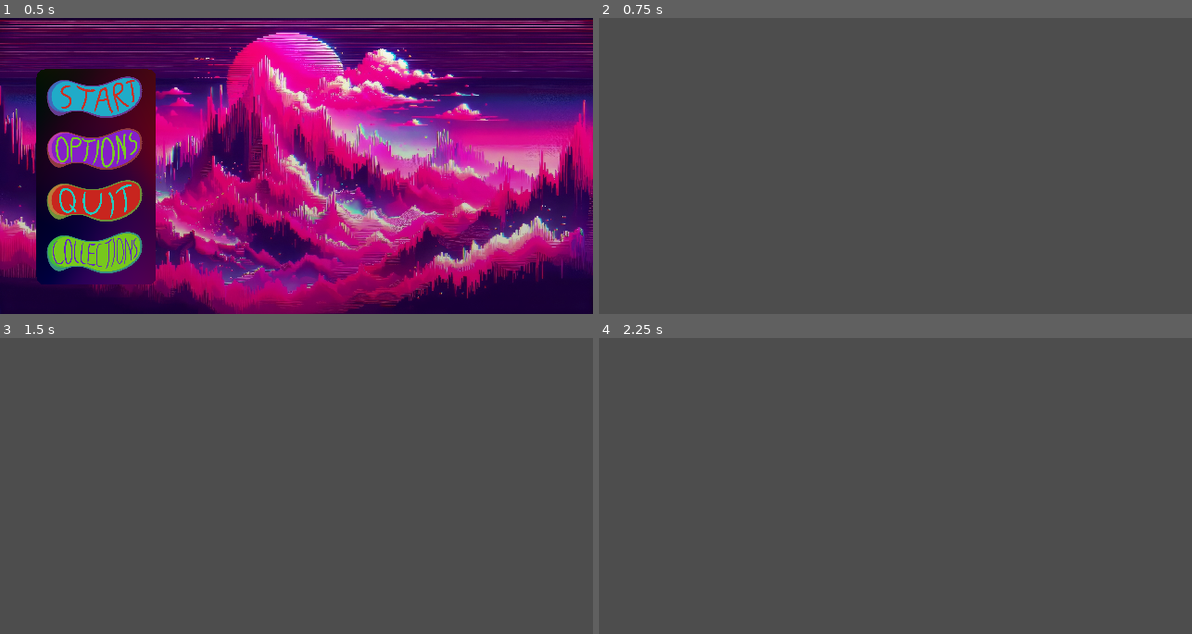
Above: before the commit, frames 1-4 (two rows, left to right).
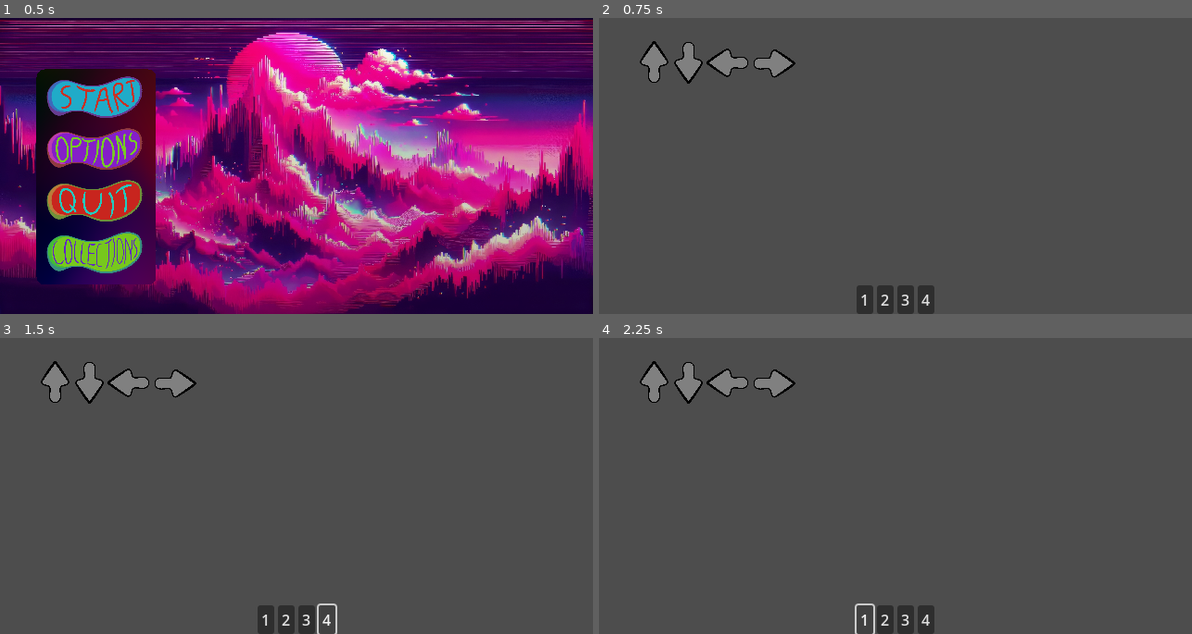
Above: after the commit, the same moments.

Repository: Wings-of-the-Abyss/Backspin
Game: Godot game, scene res://scenes/menu/main menu.tscn
Same seed, same stepped clock (60 frames per second), same inputs: the game is played once before the commit and once after it.
Inputs (mouse positions are in pixels of both pictures, inside the frame that each line leads up to):
- Up to frame 1 (0.5 s): no input
- Up to frame 2 (0.75 s): click (687, 94) at 0.5 s
- Up to frame 3 (1.5 s): click (326, 619) at 1.25 s, where only the run after the commit has a clickable "4"
- Up to frame 4 (2.25 s): click (865, 619) at 2 s, where only the run after the commit has a clickable "1"

Frame 1 is identical in both runs. In frame 2, 2.5% of the frame differs, in the area x 6-57%, y 7-100%; in frame 3, 2.3%; in frame 4, 2.3%.

Commit message:
wanna know what else is massive?
falling notes, input
also for some reason it's repeating the move call and not working with down arrows looking into it

Diff:
--- a/autoloads/TurnManager.gd
+++ b/autoloads/TurnManager.gd
@@ -1,6 +1,6 @@
 extends Node
 
-var turn: bool = true
+var turn: bool = false
 var active_notes: Array[Note] = []
 var queue: Array[Move] = []
 
@@ -16,6 +16,13 @@
 
 signal player_turn_started
 signal enemy_turn_started
+
+var setup_complete: bool = false
+
+func _ready():
+	while !setup_complete:
+		await get_tree().create_timer(0.01).timeout
+	turn_switch()
 
 ##Sequence of events for the Player's turn
 func player_turn() -> void:
@@ -55,6 +62,7 @@
 func execute_queue() -> void:
 	for M in queue:
 		await play_move(M)
+	execution_complete.emit()
 
 ##Executes the sequence of notes
 func play_move(move: Move) -> void:
@@ -62,9 +70,9 @@
 		var note_type = move.Notes[i]
 		var note = Note.new()
 		note.assigned_input = note_type
-		active_notes.append(note)
+		active_notes.push_front(note)
+		get_tree().get_first_node_in_group("note-handler").add_note(note_type, note)
 		await get_tree().create_timer(move.Timings[i]).timeout
-	return
 
 #endregion
 
--- a/project.godot
+++ b/project.godot
@@ -26,6 +26,37 @@
 window/size/viewport_height=320
 window/stretch/mode="viewport"
 
+[global_group]
+
+note-handler=""
+
+[input]
+
+left={
+"deadzone": 0.5,
+"events": [Object(InputEventKey,"resource_local_to_scene":false,"resource_name":"","device":-1,"window_id":0,"alt_pressed":false,"shift_pressed":false,"ctrl_pressed":false,"meta_pressed":false,"pressed":false,"keycode":0,"physical_keycode":4194319,"key_label":0,"unicode":0,"location":0,"echo":false,"script":null)
+, Object(InputEventJoypadButton,"resource_local_to_scene":false,"resource_name":"","device":-1,"button_index":13,"pressure":0.0,"pressed":true,"script":null)
+]
+}
+right={
+"deadzone": 0.5,
+"events": [Object(InputEventKey,"resource_local_to_scene":false,"resource_name":"","device":-1,"window_id":0,"alt_pressed":false,"shift_pressed":false,"ctrl_pressed":false,"meta_pressed":false,"pressed":false,"keycode":0,"physical_keycode":4194321,"key_label":0,"unicode":0,"location":0,"echo":false,"script":null)
+, Object(InputEventJoypadButton,"resource_local_to_scene":false,"resource_name":"","device":-1,"button_index":14,"pressure":0.0,"pressed":true,"script":null)
+]
+}
+up={
+"deadzone": 0.5,
+"events": [Object(InputEventKey,"resource_local_to_scene":false,"resource_name":"","device":-1,"window_id":0,"alt_pressed":false,"shift_pressed":false,"ctrl_pressed":false,"meta_pressed":false,"pressed":false,"keycode":0,"physical_keycode":4194320,"key_label":0,"unicode":0,"location":0,"echo":false,"script":null)
+, Object(InputEventJoypadButton,"resource_local_to_scene":false,"resource_name":"","device":-1,"button_index":11,"pressure":0.0,"pressed":true,"script":null)
+]
+}
+down={
+"deadzone": 0.5,
+"events": [Object(InputEventKey,"resource_local_to_scene":false,"resource_name":"","device":-1,"window_id":0,"alt_pressed":false,"shift_pressed":false,"ctrl_pressed":false,"meta_pressed":false,"pressed":false,"keycode":0,"physical_keycode":4194322,"key_label":0,"unicode":0,"location":0,"echo":false,"script":null)
+, Object(InputEventJoypadButton,"resource_local_to_scene":false,"resource_name":"","device":-1,"button_index":12,"pressure":0.0,"pressed":true,"script":null)
+]
+}
+
 [rendering]
 
 textures/canvas_textures/default_texture_filter=0
--- a/scenes/game/Moves/Example.tres
+++ b/scenes/game/Moves/Example.tres
@@ -5,4 +5,4 @@
 [resource]
 script = ExtResource("1_l05d5")
 Notes = Array[StringName]([&"left", &"right", &"up", &"down"])
-Timings = Array[float]([1.0, 0.6, 1.4])
+Timings = Array[float]([1.0, 0.6, 1.4, 2.0])
--- a/scenes/game/fight/fight_ui/move_deck.gd
+++ b/scenes/game/fight/fight_ui/move_deck.gd
@@ -6,28 +6,27 @@
 @onready var move_2 = $HBoxContainer/move2
 @onready var move_3 = $HBoxContainer/move3
 @onready var move_4 = $HBoxContainer/move4
+@onready var h_box_container = $HBoxContainer
 
 func _ready():
 	randomize()
 	TurnManager.player_turn_started.connect(create_hand)
+	TurnManager.setup_complete = true
 
 func create_hand() -> void:
-	var newhand = []
+	var newhand: Array[Move] = []
 	for i in range(4):
 		newhand.append(PlayerData.MoveDeck.pick_random())
 	hand = newhand
-	move_1.disabled = false
-	move_2.disabled = false
-	move_3.disabled = false
-	move_4.disabled = false
+	set_deck_visible(true)
 
 func _unhandled_input(event) -> void:
 	if TurnManager.queue.size() > 0 and Input.is_action_just_pressed("ui_accept"):
-		TurnManager.execute_queue()
-		move_1.disabled = true
-		move_2.disabled = true
-		move_3.disabled = true
-		move_4.disabled = true
+		TurnManager.selection_complete()
+		set_deck_visible(false)
+
+func set_deck_visible(b: bool) -> void:
+	h_box_container.visible = b
 
 func _on_move_1_button_down() -> void:
 	TurnManager.add_move_to_queue(hand[0])
@@ -38,5 +37,5 @@
 func _on_move_3_button_down() -> void:
 	TurnManager.add_move_to_queue(hand[2])
 
-func _on_move_4_button_down() -> void :
+func _on_move_4_button_down() -> void:
 	TurnManager.add_move_to_queue(hand[3])
--- a/scenes/game/fight/note_handler.gd
+++ b/scenes/game/fight/note_handler.gd
@@ -1,11 +1,77 @@
 extends Node
 
-@onready var left = $left
-@onready var up = $up
-@onready var right = $right
-@onready var down = $down
+@onready var NoteCatcher = $Notecatcher
+
+var FallingNotes: Dictionary = {}
+
+@onready var notecatcher = $Notecatcher
+
+const ARROW_DOWN = preload("res://assets/arrows/Arrowblue_single.png")
+const ARROW_LEFT = preload("res://assets/arrows/Arrowgreen_single.png")
+const ARROW_RIGHT = preload("res://assets/arrows/Arroworange_single.png")
+const ARROW_UP = preload("res://assets/arrows/Arrowred_single.png")
+
+var note_startY = 256.0
+
+func _unhandled_input(_event):
+	if TurnManager.active_notes.is_empty(): return
+	for N in TurnManager.active_notes:
+		var input = (
+			(Input.is_action_just_pressed("left") and N.assigned_input ==  &"left") or
+			(Input.is_action_just_pressed("up") and N.assigned_input ==  &"up") or
+			(Input.is_action_just_pressed("right") and N.assigned_input ==  &"right") or
+			(Input.is_action_just_pressed("down") and N.assigned_input ==  &"down")
+			)
+
+		var score = 0.0
+		if input:
+			var poptime = abs(N.time_window)
+			if poptime < 0.2:
+				print("Hit!")
+			else:
+				print("miss...")
+
+
+		if score != 0.0: PlayerData.update_score(score)
 
 func _process(delta):
 	if TurnManager.active_notes.is_empty(): return
+	var freed_notes = []
 	for N in TurnManager.active_notes:
-		match N.assigned_input:
+		if N.time_window <= -1.0:
+			freed_notes.append(N)
+			continue
+		N.time_window -= delta
+		var node = FallingNotes.get(N)
+		node.position.y = (note_startY*N.time_window)+notecatcher.position.y
+	for FN in freed_notes:
+		FallingNotes.get(FN).queue_free()
+		FallingNotes.erase(FN)
+		TurnManager.active_notes.erase(FN)
+
+
+func add_note(type: StringName, id: Note) -> void:
+	var sprite = Sprite2D.new()
+	var texture
+	var startpos = Vector2(0, 256)
+
+	match type:
+		&"left":
+			texture = ARROW_LEFT
+			startpos.x = 139.0
+		&"up":
+			texture = ARROW_UP
+			startpos.x = 59.5
+		&"right":
+			texture = ARROW_RIGHT
+			startpos.x = 188.0
+		&"down":
+			texture = ARROW_DOWN
+			startpos.x = 96.0
+
+	if texture:
+		sprite.scale = Vector2.ONE*0.125
+		sprite.texture = texture
+		add_child(sprite)
+		sprite.position = startpos
+		FallingNotes[id] = sprite
--- a/scenes/game/fight/note_handler.tscn
+++ b/scenes/game/fight/note_handler.tscn
@@ -1,27 +1,12 @@
 [gd_scene load_steps=3 format=3 uid="uid://bholuvfuiblp1"]
 
 [ext_resource type="Script" path="res://scenes/game/fight/note_handler.gd" id="1_1ppch"]
-[ext_resource type="Texture2D" uid="uid://d0rqseql41au3" path="res://icon.svg" id="2_jvgw3"]
+[ext_resource type="Texture2D" uid="uid://d4hgco1vlgjlk" path="res://assets/arrows/Arrowsgrey.png" id="2_veia4"]
 
-[node name="NoteHandler" type="Node"]
+[node name="NoteHandler" type="Node" groups=["note-handler"]]
 script = ExtResource("1_1ppch")
 
-[node name="left" type="Sprite2D" parent="."]
-position = Vector2(112, 172)
-scale = Vector2(0.299, 0.299)
-texture = ExtResource("2_jvgw3")
-
-[node name="up" type="Sprite2D" parent="."]
-position = Vector2(248, 172)
-scale = Vector2(0.299, 0.299)
-texture = ExtResource("2_jvgw3")
-
-[node name="right" type="Sprite2D" parent="."]
-position = Vector2(381, 172)
-scale = Vector2(0.299, 0.299)
-texture = ExtResource("2_jvgw3")
-
-[node name="down" type="Sprite2D" parent="."]
-position = Vector2(519, 172)
-scale = Vector2(0.299, 0.299)
-texture = ExtResource("2_jvgw3")
+[node name="Notecatcher" type="Sprite2D" parent="."]
+position = Vector2(128, 48)
+scale = Vector2(0.124879, 0.124879)
+texture = ExtResource("2_veia4")
--- a/scenes/game/game.tscn
+++ b/scenes/game/game.tscn
@@ -1,3 +1,10 @@
-[gd_scene format=3 uid="uid://cbx4ekddo1dpc"]
+[gd_scene load_steps=3 format=3 uid="uid://cbx4ekddo1dpc"]
+
+[ext_resource type="PackedScene" uid="uid://bholuvfuiblp1" path="res://scenes/game/fight/note_handler.tscn" id="1_ymu70"]
+[ext_resource type="PackedScene" uid="uid://dlla330gdcucj" path="res://scenes/game/fight/fight_ui/move_deck.tscn" id="2_vtpkq"]
 
 [node name="Game" type="Node"]
+
+[node name="NoteHandler" parent="." instance=ExtResource("1_ymu70")]
+
+[node name="MoveDeck" parent="NoteHandler" instance=ExtResource("2_vtpkq")]
Binary file added: assets/arrows/Arrowblue_single.png
Not shown, added: assets/arrows/Arrowblue_single.png.import
Binary file added: assets/arrows/Arrowgreen_single.png
Not shown, added: assets/arrows/Arrowgreen_single.png.import
Binary file added: assets/arrows/Arroworange_single.png
Not shown, added: assets/arrows/Arroworange_single.png.import
Binary file added: assets/arrows/Arrowred_single.png
Not shown, added: assets/arrows/Arrowred_single.png.import
Binary file added: assets/arrows/Arrows.png
Not shown, added: assets/arrows/Arrows.png.import
Binary file added: assets/arrows/Arrowsblue.png
Not shown, added: assets/arrows/Arrowsblue.png.import
(and 8 more such lines)
